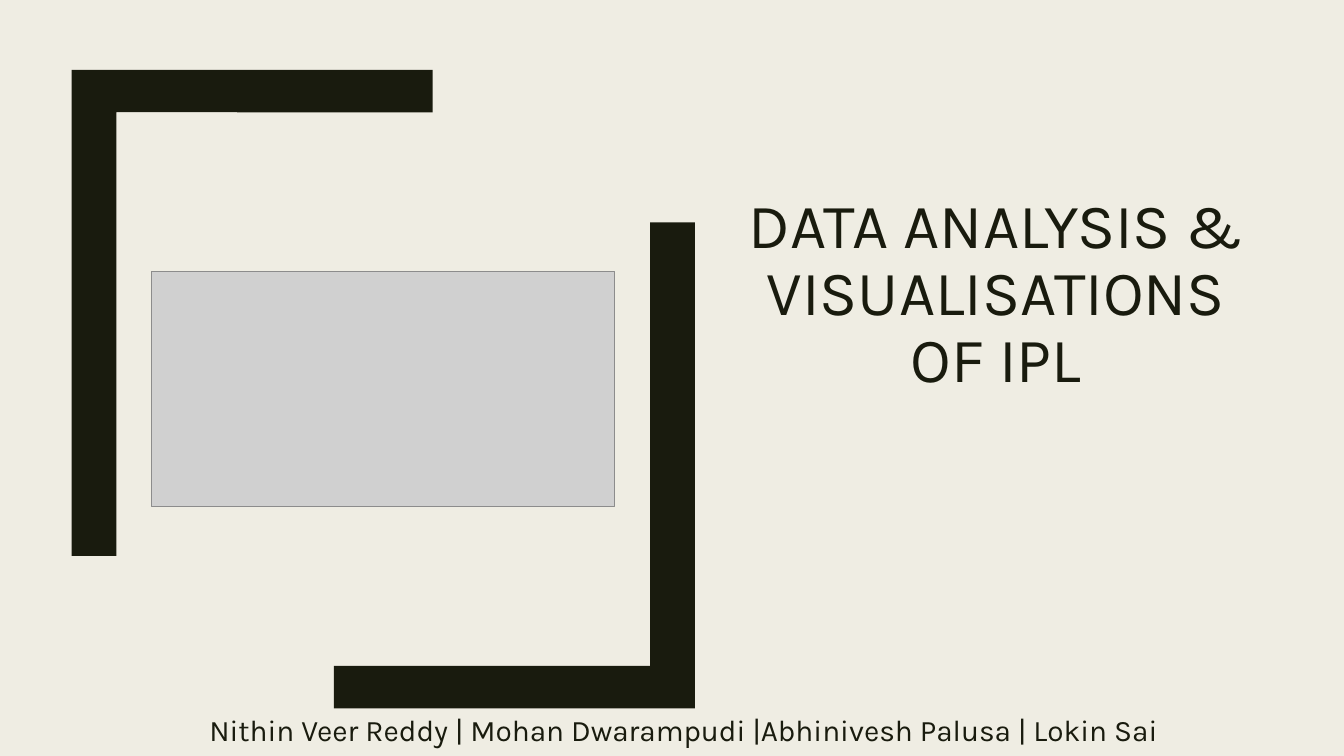
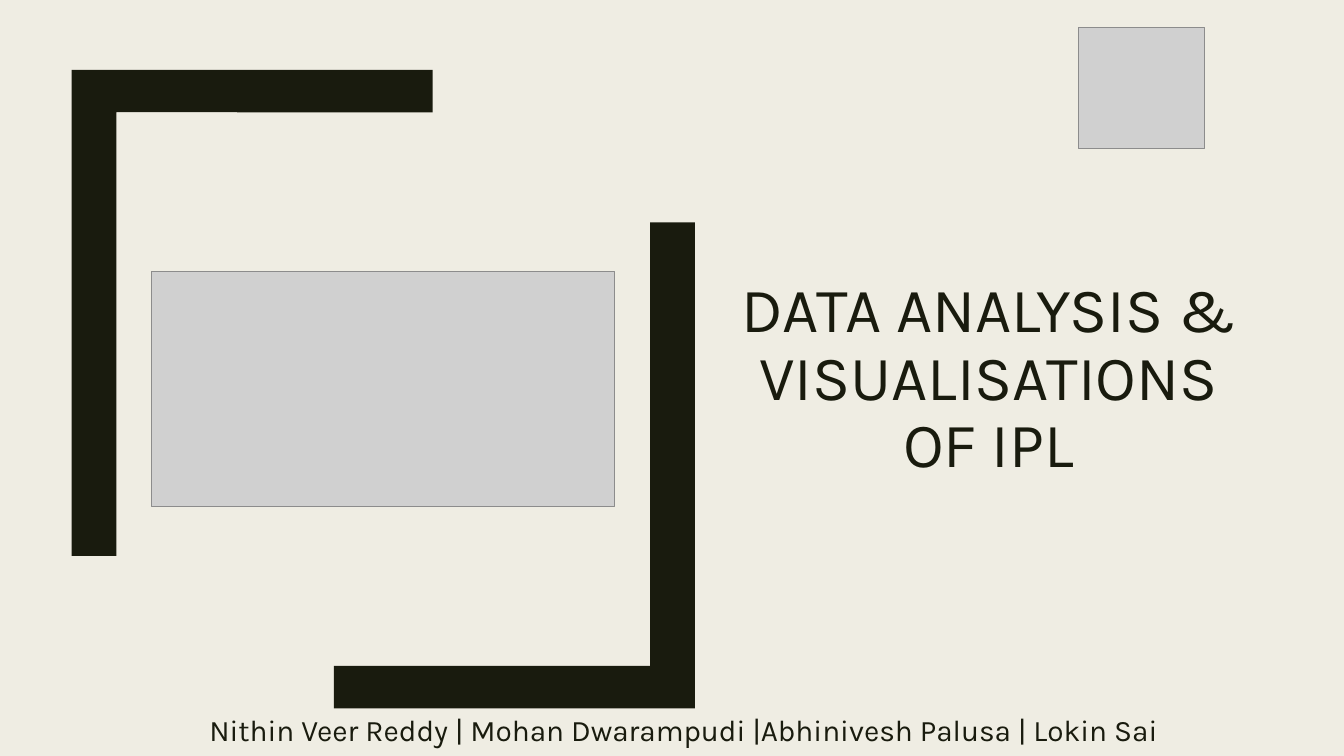
Before and after one commit to CUBigDataClass/Indian-Premier-League, a slide deck: slide 1 of Data Analysis & Visualisations of IPL.pptx. Drawn at 1344x756 pixels with LibreOffice and Linux fonts; fonts in the diff are those of the drawing; grey boxes stand for pictures. Boxes give left, top, right and bottom in pixels: in the first picture for what was removed or moved away, otherwise in the second. Text is boxed around its words. In the diff, an @@ line names an element or a change of style, - is before the commit and + after.

Commit message:
Presentations

```diff
--- a/Data Analysis & Visualisations of IPL.pptx
+++ b/Data Analysis & Visualisations of IPL.pptx
@@ picture added at (1079, 27, 1205, 149) @@
@@ title "DATA ANALYSIS & VISUALISATIONS OF ...": place and size @@
-title "DATA ANALYSIS & VISUALISATIONS OF ..." at (748, 207, 1225, 383)
+title "DATA ANALYSIS & VISUALISATIONS OF ..." at (741, 291, 1217, 468)
```
Also in this commit, not shown: 1 other file.
